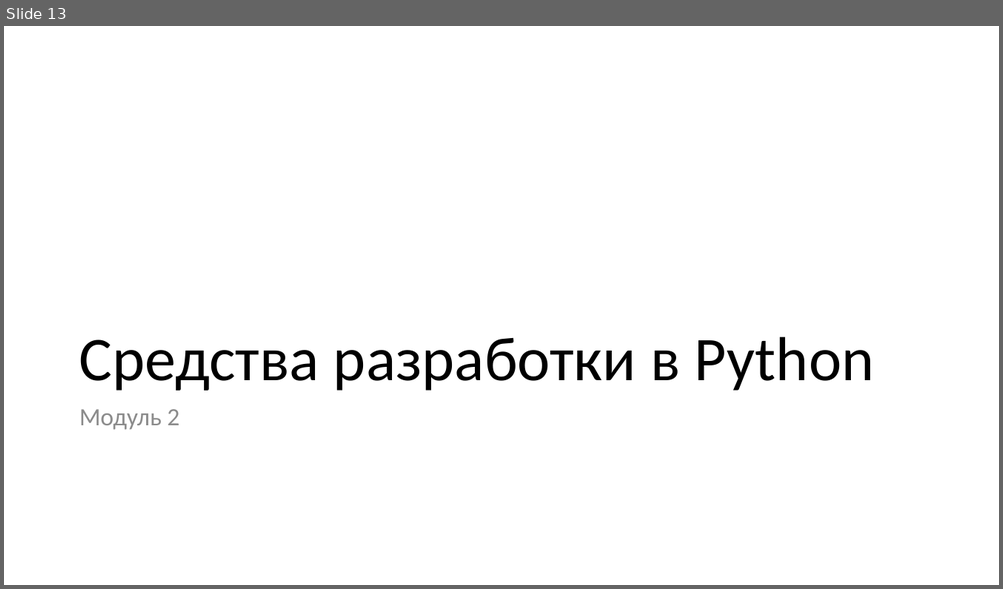
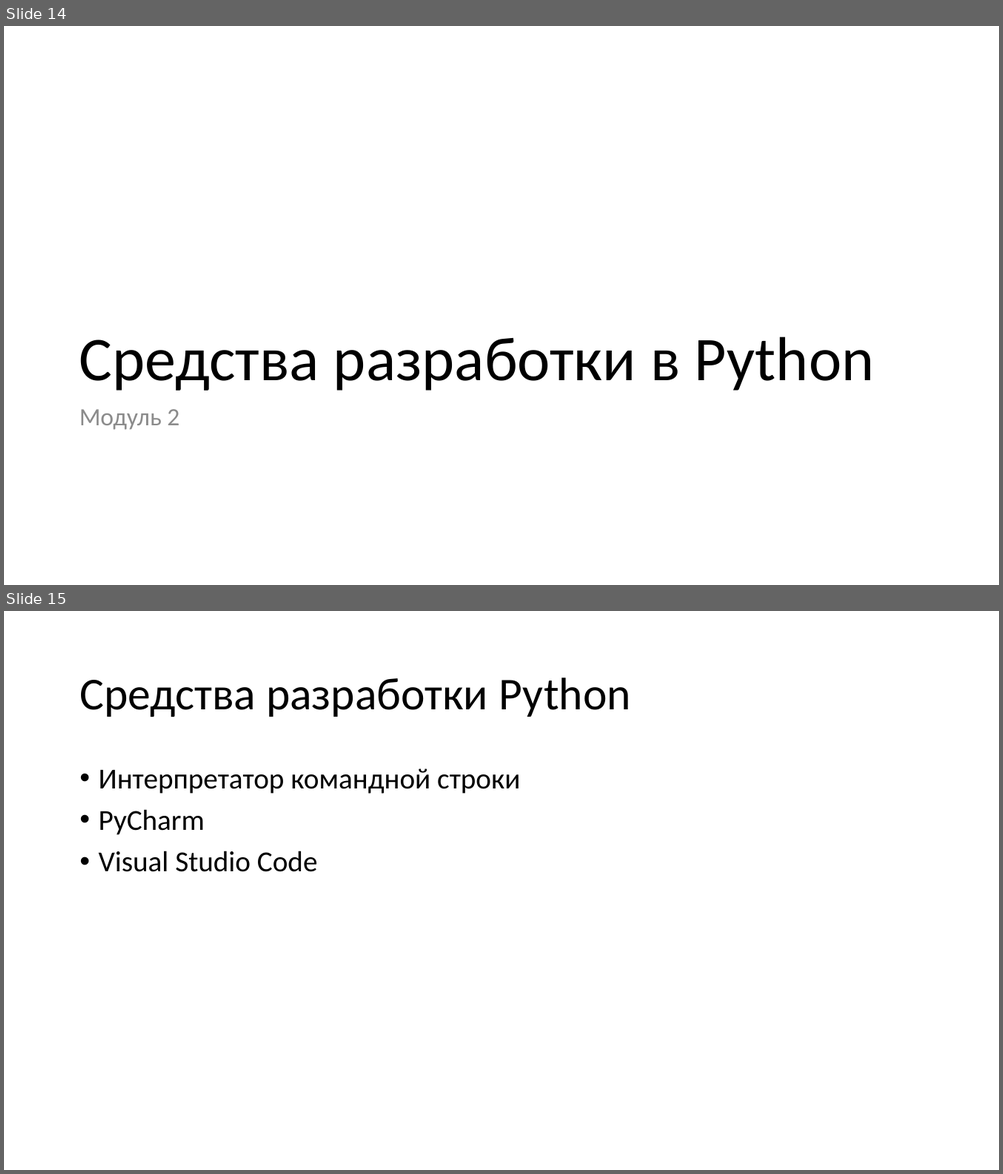
Before and after one commit to paveltsytovich/telegram-course, a slide deck: Presentation/Основы алгоритмизации и программирования.pptx. Shown one above the other, each under a label of ours: slide 13 before the commit, slides 14 and 15 after it. The pictures are 1003x589 and 1003x1174 pixels, drawn with LibreOffice and Linux fonts; fonts in the diff are those of the drawing. Boxes give left, top, right and bottom in pixels: in the first picture for what was removed or moved away, otherwise in the second. Text is boxed around its words. In the diff, an @@ line names an element or a change of style, - is before the commit and + after.

```diff
--- a/Presentation/Основы алгоритмизации и программирования.pptx
+++ b/Presentation/Основы алгоритмизации и программирования.pptx
@@ slide 15 added at bbox=[4, 611, 999, 1170], background #FFFFFF @@
@@ title added at bbox=[79, 678, 631, 717], 44 pt, text #000000 @@
+Средства разработки Python
@@ text added at bbox=[99, 769, 520, 872], 28 pt, text #000000 @@
+• Интерпретатор командной строки
+• PyCharm
+• Visual Studio Code
@@ what was slide 13 is now slide 14 @@
```
Also in this commit, not shown: 1 slide changed, 1 other slide added.
